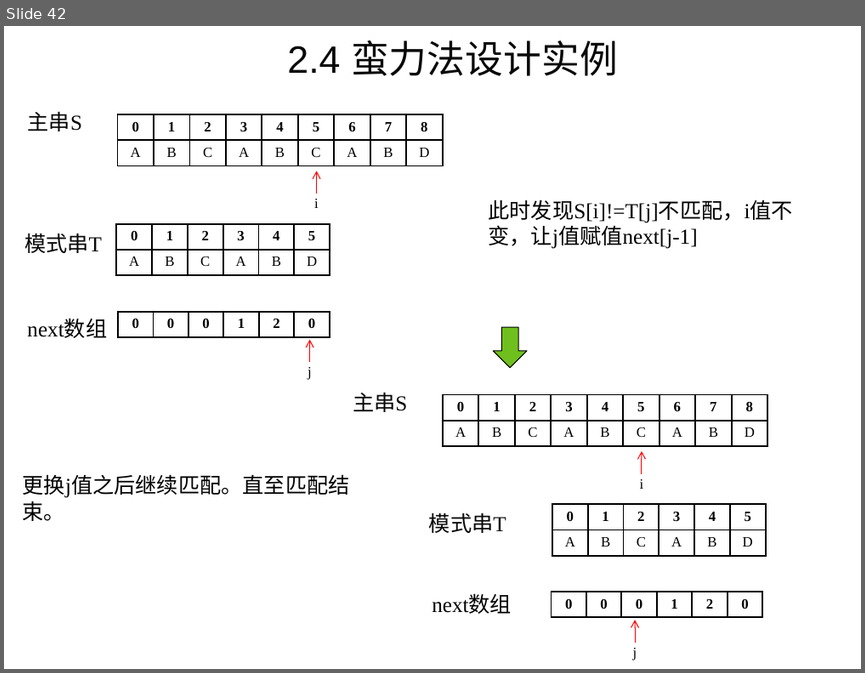
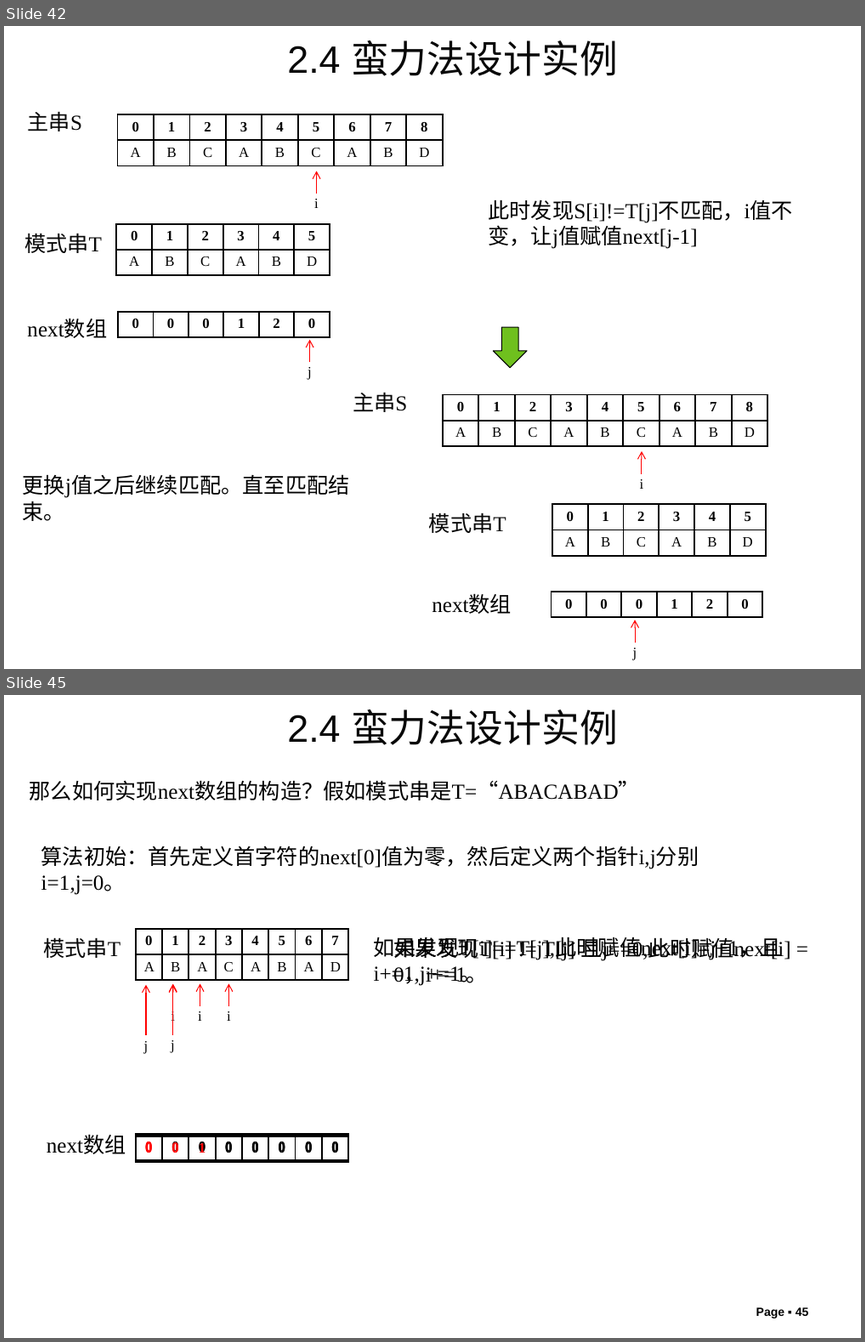
Before and after one commit to liutongling/DP, a slide deck: file/第2章 蛮力法.pptx. Shown one above the other, each under a label of ours: slide 42 before the commit, slides 42 and 45 after it; the slides between them are not shown. The pictures are 865x673 and 865x1342 pixels, drawn with LibreOffice and Linux fonts; fonts in the diff are those of the drawing; background and template pictures are left out. Boxes give left, top, right and bottom in pixels: in the first picture for what was removed or moved away, otherwise in the second. Text is boxed around its words. In the diff, an @@ line names an element or a change of style, - is before the commit and + after.

Commit message:
修改第二章蛮力算法

```diff
--- a/file/第2章 蛮力法.pptx
+++ b/file/第2章 蛮力法.pptx
@@ slide 45 added at [4,695,861,1338], background #FFFFFF @@
@@ text added at [287,709,618,745], 32 pt, text #080808 @@
+2.4 蛮力法设计实例
@@ text added at [30,780,640,800], 18 pt, text #000000 @@
+那么如何实现next数组的构造？假如模式串是T=“ABACABAD”
@@ text added at [41,845,699,895], 18 pt, text #000000 @@
+算法初始：首先定义首字符的next[0]值为零，然后定义两个指针i,j分别i=1,j=0。
@@ text added at [43,937,120,958], 18 pt, text #080808 @@
+模式串T
@@ table added at [135,929,347,981], 2 rows, 8 columns @@
+0 | 1 | 2 | 3 | 4 | 5 | 6 | 7
+A | B | A | C | A | B | A | D
@@ text added at [374,936,782,986], 18 pt, text #000000 @@
+如果发现T[i]==T[j],此时赋值next[i]=j+1，且i+=1,j+=1。
@@ text added at [393,937,790,986], 18 pt, text #000000 @@
+如果发现T[i] != T[j] 且j==0,此时赋值next[i] = 0，i+=1。
@@ arrow added from (146, 1035) to (146, 985), #FF0000 0.75 pt @@
@@ arrow added from (173, 1006) to (173, 984), #FF0000 0.75 pt @@
@@ arrow added from (173, 1035) to (173, 985), #FF0000 0.75 pt @@
@@ arrow added from (200, 1006) to (200, 984), #FF0000 0.75 pt @@
@@ arrow added from (228, 1006) to (228, 984), #FF0000 0.75 pt @@
@@ text added at [171,1009,175,1025], 12 pt, text #000000 @@
+i
@@ text added at [198,1011,202,1021], 12 pt, text #000000 @@
+i
@@ text added at [227,1011,231,1021], 12 pt, text #000000 @@
+i
@@ text added at [144,1041,148,1054], 12 pt, text #000000 @@
+j
@@ text added at [171,1040,175,1053], 12 pt, text #000000 @@
+j
@@ text added at [46,1135,126,1154], 18 pt, text #000000 @@
+next数组
@@ table added at [135,1134,347,1185], 1 rows, 8 columns @@
+0 | 0 | 0 | 0 | 0 | 0 | 0 | 0
@@ table added at [135,1134,347,1186], 1 rows, 8 columns @@
+0 | 0 | 0 | 0 | 0 | 0 | 0 | 0
@@ table added at [135,1136,347,1188], 1 rows, 8 columns @@
+0 | 0 | 1 | 0 | 0 | 0 | 0 | 0
@@ page number added at [756,1307,809,1318], 10 pt, text #000000, bold @@
+Page ▪ 45
```
Also in this commit, not shown: 3 other slides added, 1 other file.
